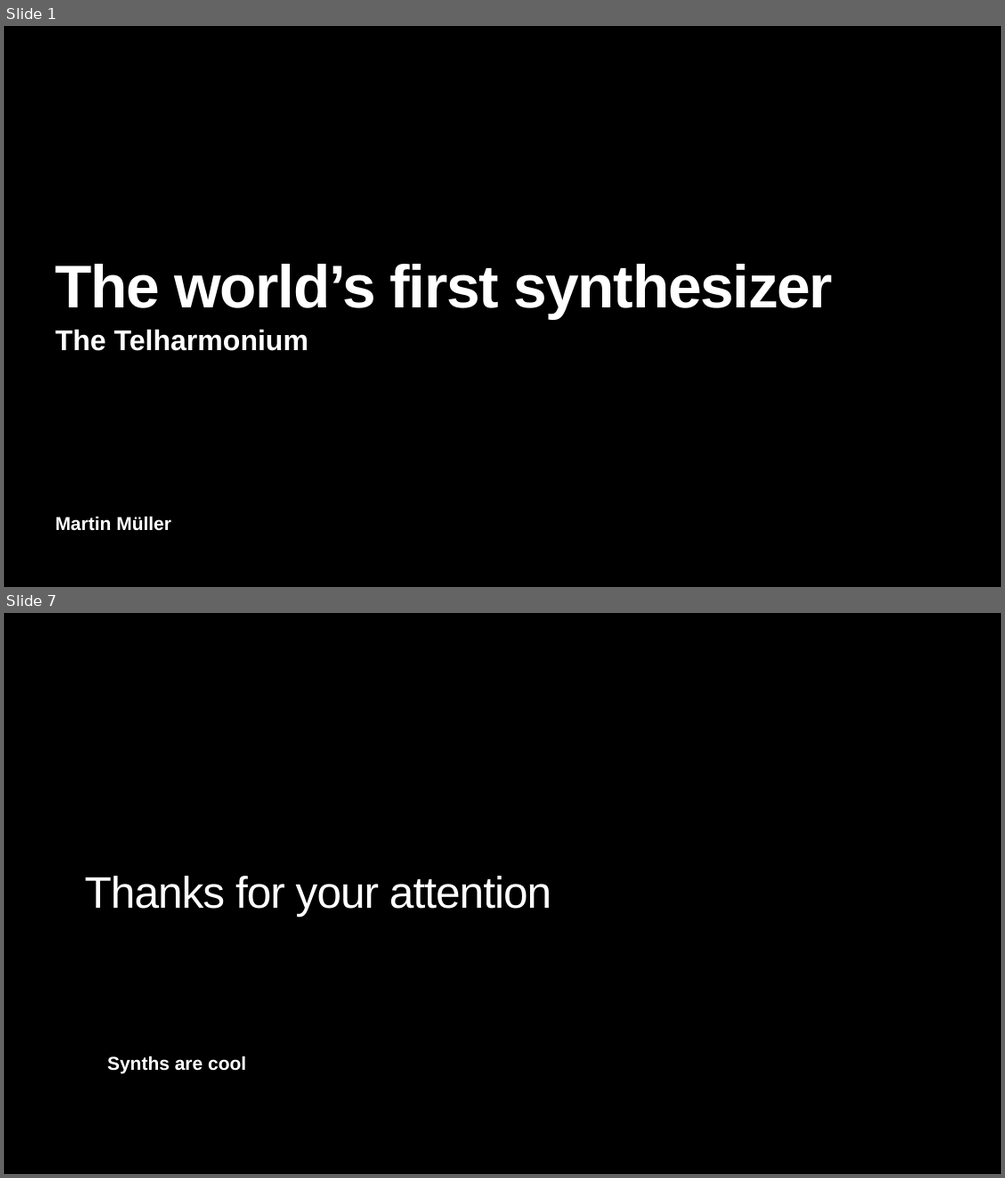
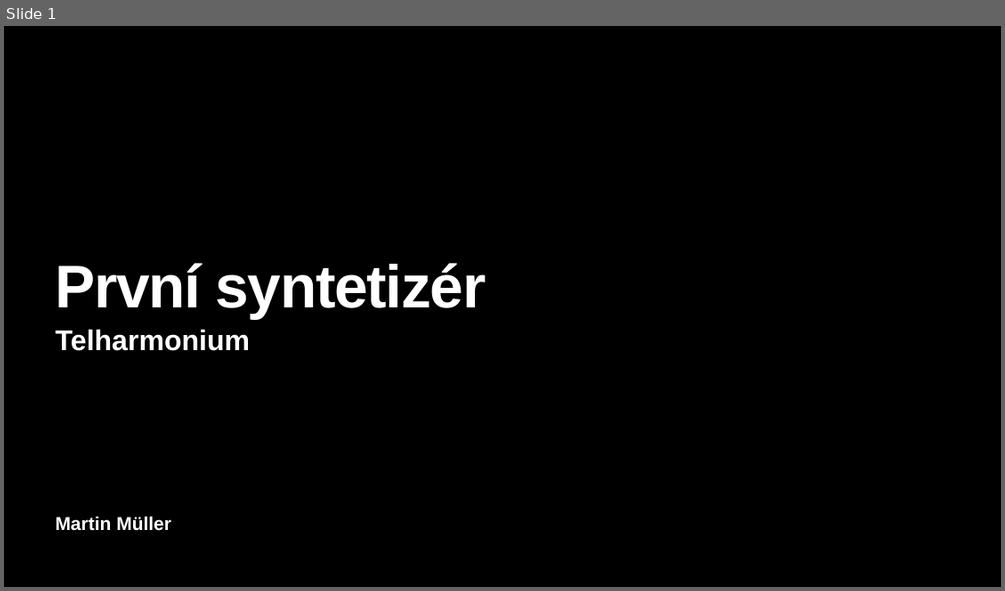
Before and after one commit to MikeOxlongfrfr/goethe, a slide deck: Telharmonium.pptx. Shown one above the other, each under a label of ours: slides 1 and 7 before the commit, slide 1 after it; the slides between them are not shown. The pictures are 1005x1178 and 1005x591 pixels, drawn with LibreOffice and Linux fonts; fonts in the diff are those of the drawing. Boxes give left, top, right and bottom in pixels: in the first picture for what was removed or moved away, otherwise in the second. Text is boxed around its words. In the diff, an @@ line names an element or a change of style, - is before the commit and + after.

```diff
--- a/Telharmonium.pptx
+++ b/Telharmonium.pptx
@@ slide 7 removed at <box>4,613,1001,1174</box>, background #000000 @@
@@ text removed at <box>85,876,551,916</box> @@
-Thanks for your attention
@@ text removed at <box>107,1055,246,1073</box> @@
-Synths are cool
@@ slide 1 changed as well @@
@@ title at <box>56,263,486,319</box>: text changed @@
-The world’s first synthesizer
+První syntetizér
@@ subtitle at <box>56,329,250,351</box>: text changed @@
-The Telharmonium
+Telharmonium
```
Also in this commit, not shown: 1 other slide changed, 5 slides added, 4 other slides removed, 1 other file.
